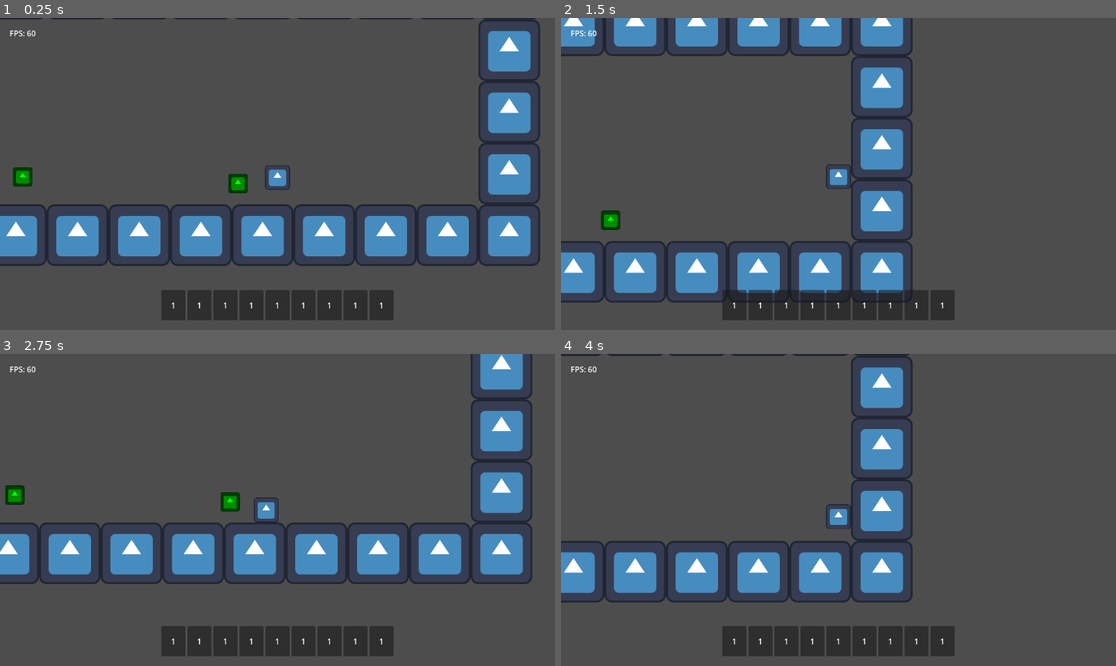
Above: before the commit, frames 1-4 (two rows, left to right).
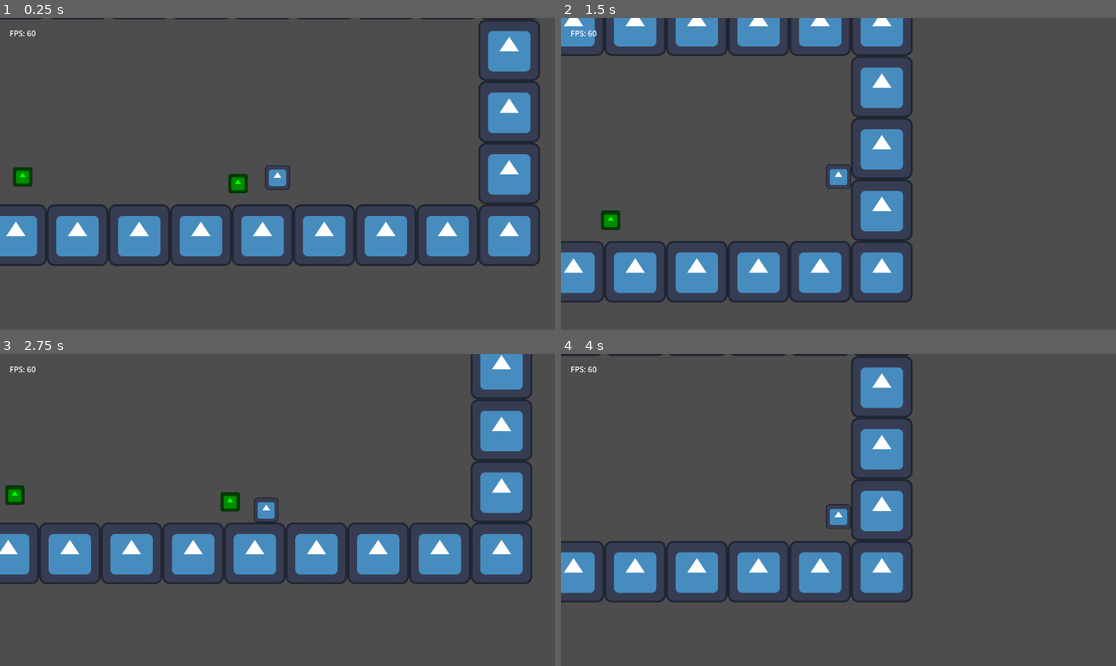
Above: after the commit, the same moments.

Repository: TheHumanMRP/RPG-Life-Tracker
Game: Godot game, scene res://Folders/Systems/Main/Scenes/main_scene.tscn
The game is run twice, just before and just after one commit, with the same random seed, the same clock (stepped at 60 frames per second) and the same inputs. The engine's default icon, where the game draws it, is replaced by a stand-in: a white triangle on a blue panel in a dark square.
Inputs:
- Up to frame 1 (0.25 s): no input
- Up to frame 2 (1.5 s): hold D (move_right) from 0.53 s (still down); tap Space (jump) at 0.77 s
- Up to frame 3 (2.75 s): tap Space (jump) at 1.52 s; release D (move_right) at 2.03 s; hold A (move_left) from 2.03 s (still down)
- Up to frame 4 (4 s): release A (move_left) at 2.78 s; hold D (move_right) from 2.78 s (still down); tap Space (jump) at 3.02, 3.77 s

The runs differ from the first frame. In frame 1, 3.7% of the frame differs, in the area x 29-71%, y 87-97%; in frame 2, 3.5%; in frame 3, 3.7%; in frame 4, 3.7%.
Error after the commit: Parse Error: Expected indented block after function declaration. (res://Folders/Systems/Inventory_System/Scripts/inventory_hot_bar.gd:17)

Commit message:
Auto commit at 2026-06-30 18:43:00

Diff:
--- a/Folders/Systems/Inventory_System/Scripts/inventory_hot_bar.gd
+++ b/Folders/Systems/Inventory_System/Scripts/inventory_hot_bar.gd
@@ -1,6 +1,6 @@
 extends Control
 
-# Handles the inventory hotbar UI.
+## Handles the inventory hotbar UI.
 
 @onready var h_box_container: HBoxContainer = $%Hot_Bar
 
@@ -12,6 +12,9 @@
 
 	SignalBus.refresh_ui.connect(set_inventory_slot_items)
 	SignalBus.inventory_changed.connect(set_inventory_slot_items)
+
+
+func check_if_mouse_hovering() -> bool:
 
 
 func recreate_inventory_slots() -> void:
